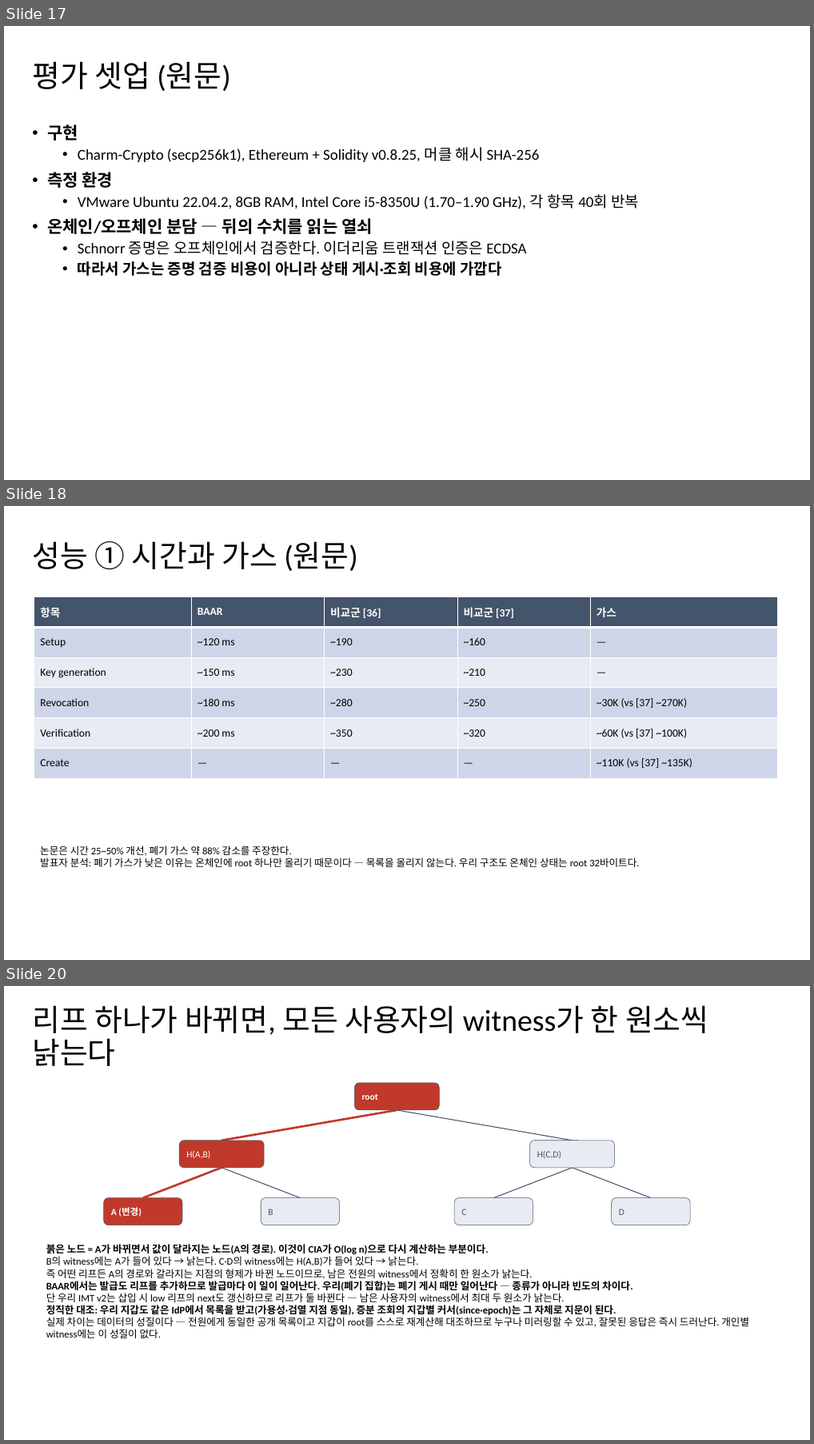
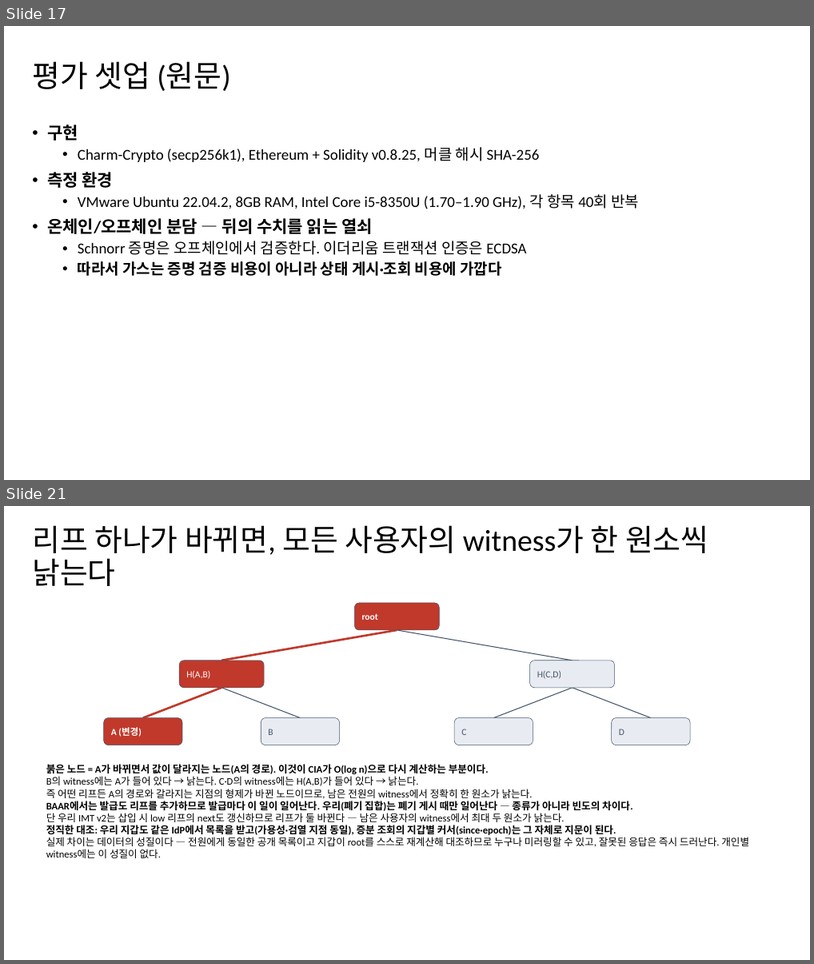
Before and after one commit to mhjung93/google-oidc-demo, a slide deck: documents/260903_seminar_BAAR.pptx. Shown one above the other, each under a label of ours: slides 17, 18 and 20 before the commit, slides 17 and 21 after it; the slides between them are not shown. The pictures are 814x1444 and 814x964 pixels, drawn with LibreOffice and Linux fonts; fonts in the diff are those of the drawing; background and template pictures are left out. Boxes give left, top, right and bottom in pixels: in the first picture for what was removed or moved away, otherwise in the second. Text is boxed around its words. In the diff, an @@ line names an element or a change of style, - is before the commit and + after.

```diff
--- a/documents/260903_seminar_BAAR.pptx
+++ b/documents/260903_seminar_BAAR.pptx
@@ slide 18 removed at (4, 506, 810, 960), background #FFFFFF @@
@@ title removed at (32, 541, 358, 571) @@
-성능 ① 시간과 가스 (원문)
@@ table removed at (34, 596, 778, 778), 6 rows, 5 columns @@
-항목 | BAAR | 비교군 [36] | 비교군 [37] | 가스
-Setup | ~120 ms | ~190 | ~160 | —
-Key generation | ~150 ms | ~230 | ~210 | —
-Revocation | ~180 ms | ~280 | ~250 | ~30K (vs [37] ~270K)
-Verification | ~200 ms | ~350 | ~320 | ~60K (vs [37] ~100K)
-Create | — | — | — | ~110K (vs [37] ~135K)
@@ text removed at (40, 845, 639, 867) @@
-논문은 시간 25~50% 개선, 폐기 가스 약 88% 감소를 주장한다.
-발표자 분석: 폐기 가스가 낮은 이유는 온체인에 root 하나만 올리기 때문이다 — 목록을 올리지 않는다. 우리 구조도 온체인 상태는 root 32바이트다.
@@ what was slide 20 is now slide 21 @@
```
Also in this commit, not shown: 11 slides changed, 2 slides added, 3 other files.
